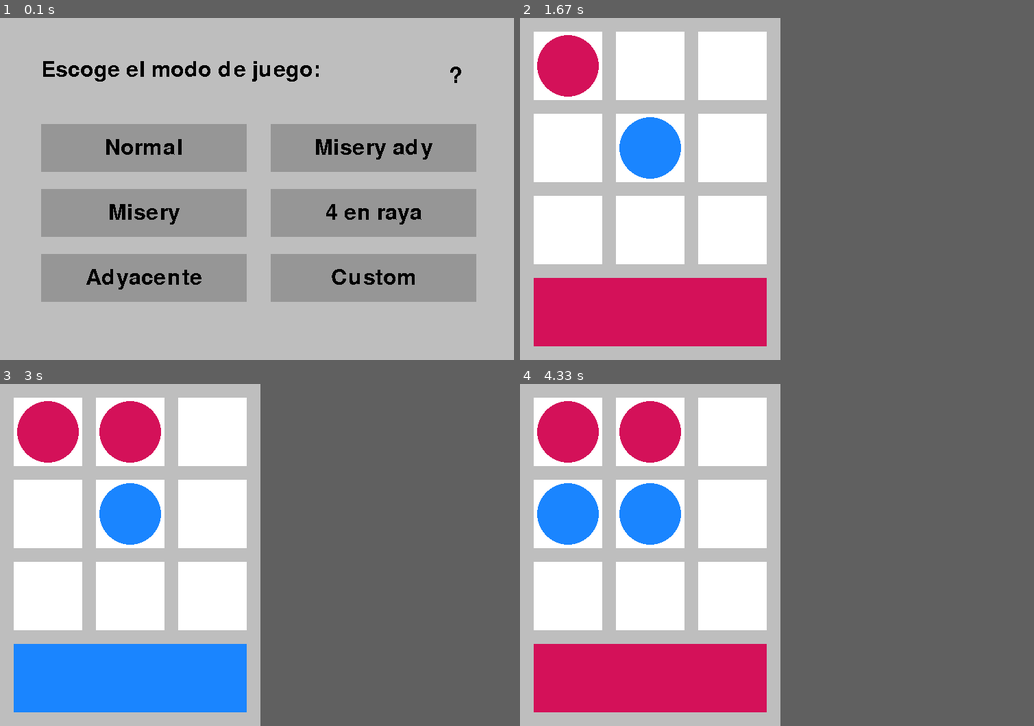
Above: before the commit, frames 1-4 (two rows, left to right).
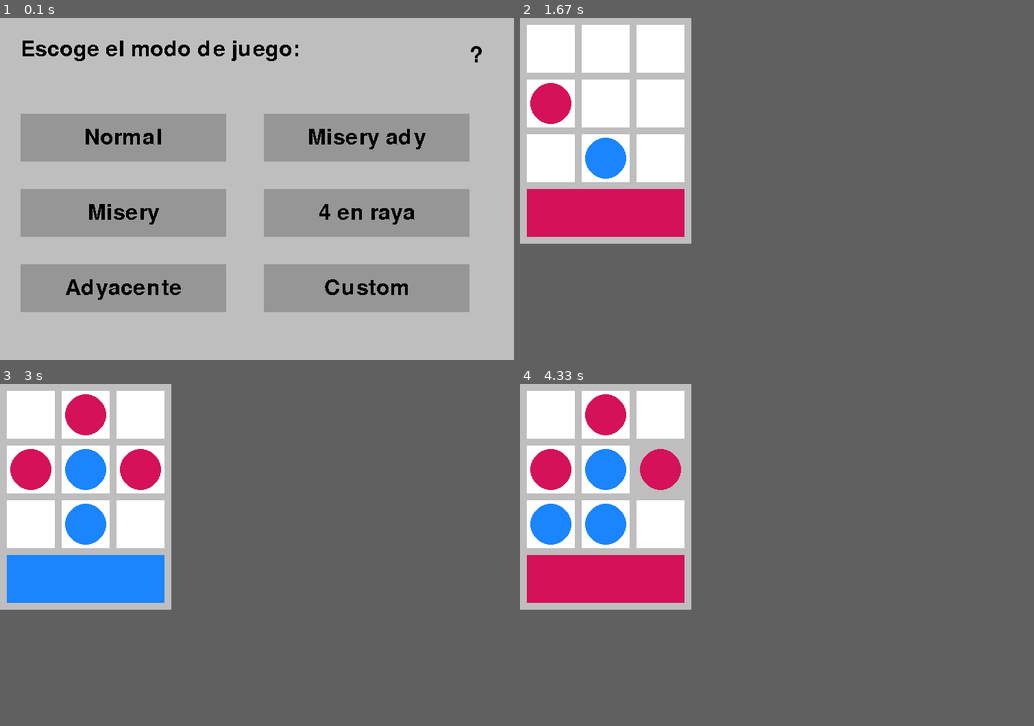
Above: after the commit, the same moments.

Repository: HalcoDraco/practicaPA1
Game: pygame game, started from programa/main_gui.py
Two runs of this game, one before a commit and one after it. Both use one fixed random seed, a clock stepped at 60 frames per second and the inputs below.
Inputs (mouse positions are in pixels of both pictures, inside the frame that each line leads up to):
- Up to frame 1 (0.1 s): no input
- Up to frame 2 (1.67 s): click (643, 137) at 0.38 s; click (777, 130) at 0.72 s; click (550, 96) at 1.05 s; click (627, 151) at 1.38 s
- Up to frame 3 (3 s): click (87, 421) at 1.72 s; click (77, 459) at 2.55 s; click (118, 479) at 2.88 s
- Up to frame 4 (4.33 s): click (550, 517) at 3.72 s; click (643, 455) at 4.05 s
In our replay, in frame 2 the window is 380x500 before the commit and 250x330 after it. These sizes can differ from the game's own. Grey fills any space a smaller window leaves; there, only what the larger window draws over its background counts as a difference.

The runs differ from the first frame. In frame 1, 19% of the frame differs, in the area x 4-94%, y 6-86%; in frame 2, 32%; in frame 3, 34%; in frame 4, 34%, in the area x 1-48%, y 2-96%.

Commit message:
delaybot

Diff:
--- a/programa/abs_board.py
+++ b/programa/abs_board.py
@@ -172,8 +172,8 @@
 
         #Añade delay si es necesario para que el bot no sea demasiado rápido
         t2 = time()
-        if 0.7 - (t2-t1) > 0:
-            sleep(0.7 - (t2-t1))
+        if 1 - (t2-t1) > 0:
+            sleep(1 - (t2-t1))
         return i, j
 
     #Función que obtiene la media de una lista de probabilidades
--- a/programa/constants.py
+++ b/programa/constants.py
@@ -64,8 +64,8 @@
 PLAYER_COLORS = {0: REDISH, 1: BLUE, 2: GREEN, 3: YELLOW, 4: ORANGE, 5: PURPLE, 6: CYAN, 7: PINK, 8: LIGHT_PURPLE, 9: LIGHT_BLUE, 10: LIGHT_GREEN}
 
 #Tamaños
-SQUARE_SIZE = 100
-PADDING = 20
+SQUARE_SIZE = 70
+PADDING = 10
 
 START_WINDOW_WIDTH = 750
 START_WINDOW_HEIGHT = 500
--- a/programa/main_gui.py
+++ b/programa/main_gui.py
@@ -308,7 +308,7 @@
 
 def setup_game():
     global main_screen, actual_interface
-    main_screen = pygame.display.set_mode((len(board[0])*(PADDING + SQUARE_SIZE) + PADDING, len(board)*(PADDING + SQUARE_SIZE) + 2*PADDING + 100))
+    main_screen = pygame.display.set_mode((len(board[0])*(PADDING + SQUARE_SIZE) + PADDING, len(board)*(PADDING + SQUARE_SIZE) + 2*PADDING + SQUARE_SIZE))
     draw_gui()
     actual_interface = GAME_INTERFACE
 
